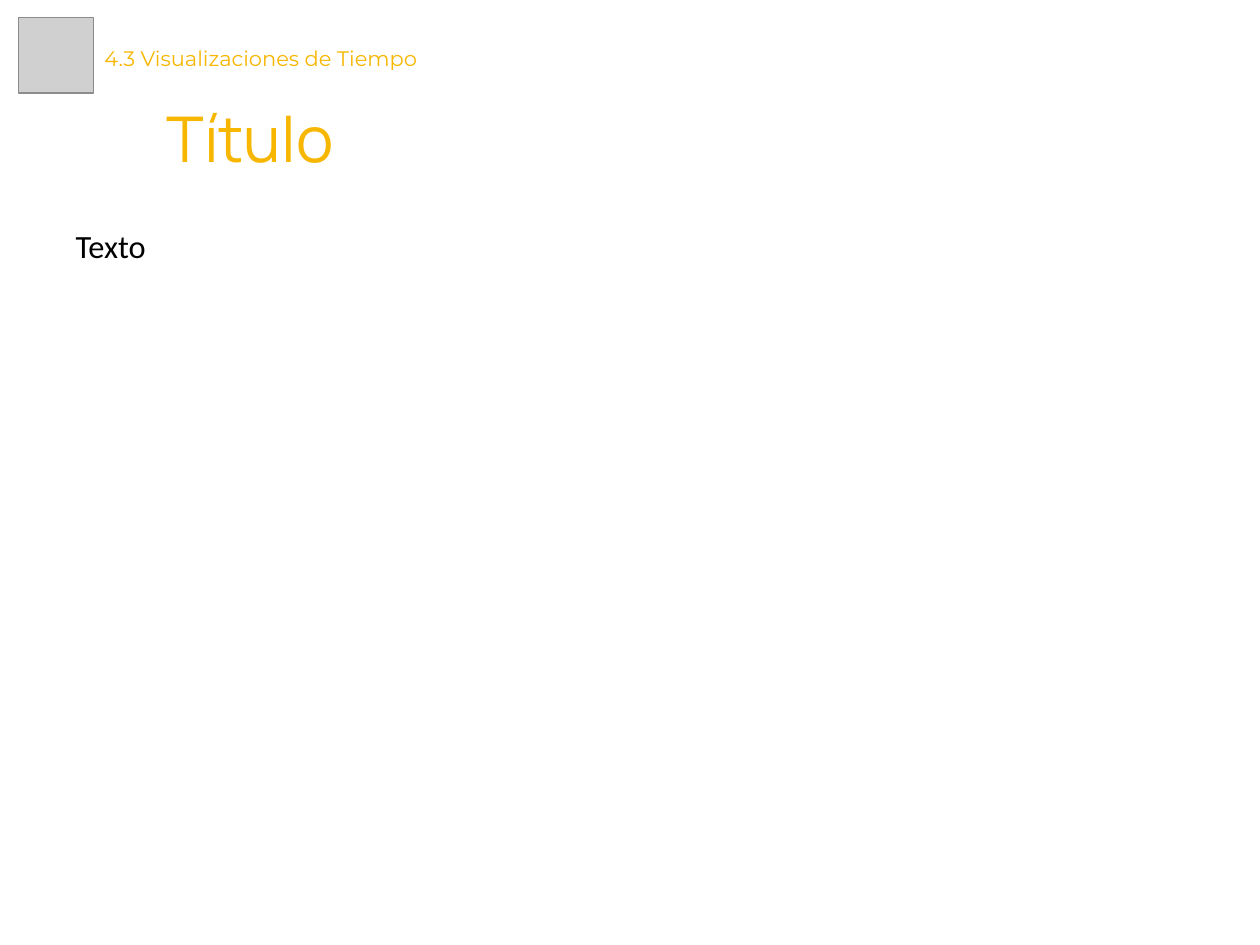
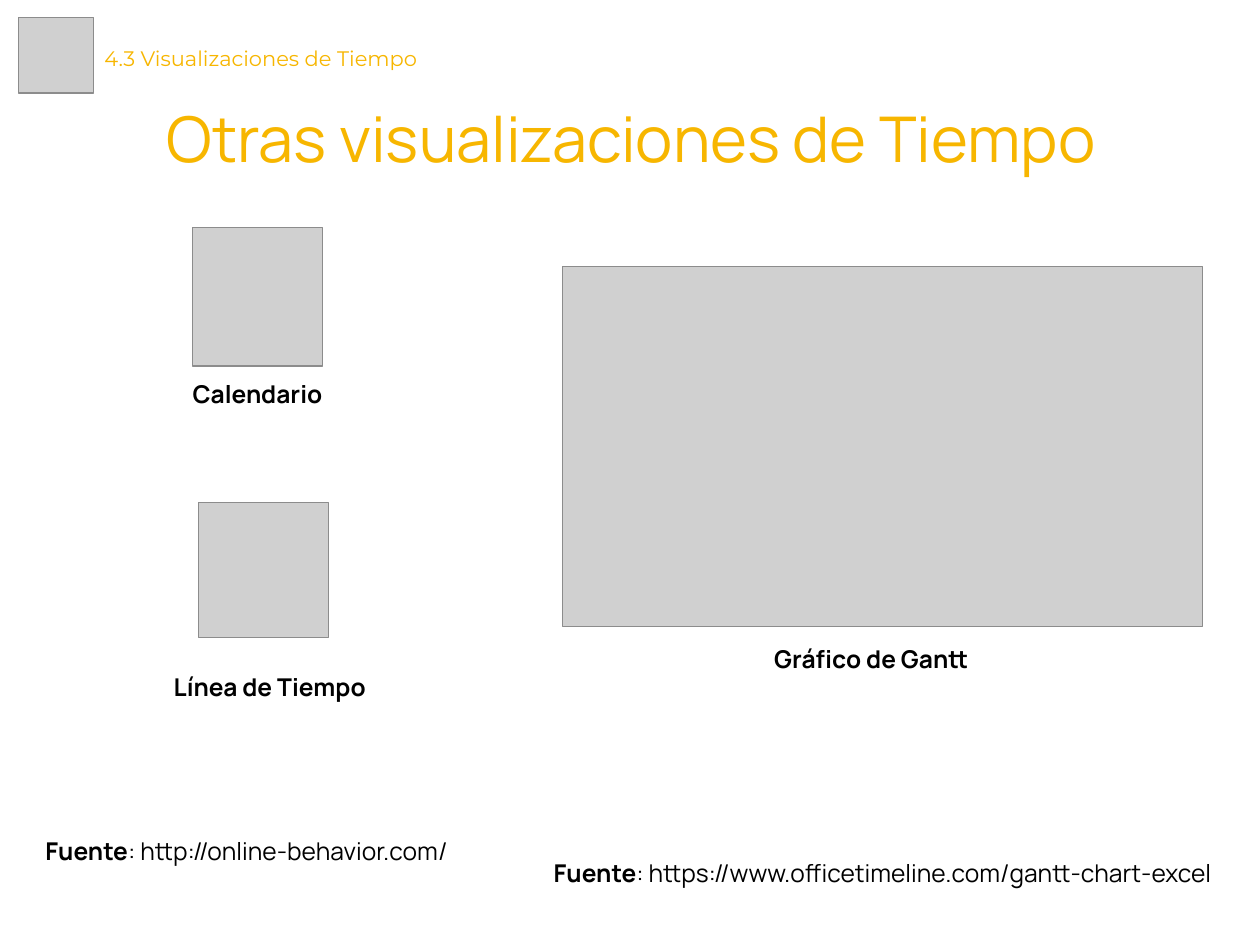
Before and after one commit to Laboratoria/curriculum, a slide deck: slide 3 of 18-data-visualization/Contenido Semana 2/4.3. Presentación - Visualizaciones de Tiempo.pptx (slide 2 before the commit). Drawn at 1260x945 pixels with LibreOffice and Linux fonts; fonts in the diff are those of the drawing; grey boxes stand for pictures. Boxes give left, top, right and bottom in pixels: in the first picture for what was removed or moved away, otherwise in the second. Text is boxed around its words. In the diff, an @@ line names an element or a change of style, - is before the commit and + after.

```diff
--- a/18-data-visualization/Contenido Semana 2/4.3. Presentación - Visualizaciones de Tiempo.pptx
+++ b/18-data-visualization/Contenido Semana 2/4.3. Presentación - Visualizaciones de Tiempo.pptx
@@ text at <box>166,115,1095,177</box>: text changed @@
-Título
+Otras visualizaciones de Tiempo
@@ text removed at <box>76,237,146,259</box> @@
-Texto
@@ picture added at <box>193,228,323,367</box> @@
@@ picture added at <box>562,267,1202,627</box> @@
@@ text added at <box>193,385,323,404</box>, 14 pt, text #000000, bold @@
+Calendario
@@ picture added at <box>199,503,329,638</box> @@
@@ text added at <box>774,648,968,669</box>, 14 pt, text #000000, bold @@
+Gráfico de Gantt
@@ text added at <box>174,676,365,702</box>, 14 pt, text #000000, bold @@
+Línea de Tiempo
@@ text added at <box>45,842,447,866</box>, 14 pt, text #000000 @@
+Fuente: http://online-behavior.com/
@@ text added at <box>554,864,1211,888</box>, 14 pt, text #000000 @@
+Fuente: https://www.officetimeline.com/gantt-chart-excel
```
Also in this commit, not shown: 1 slide added, 2 slides removed, 8 other files.
